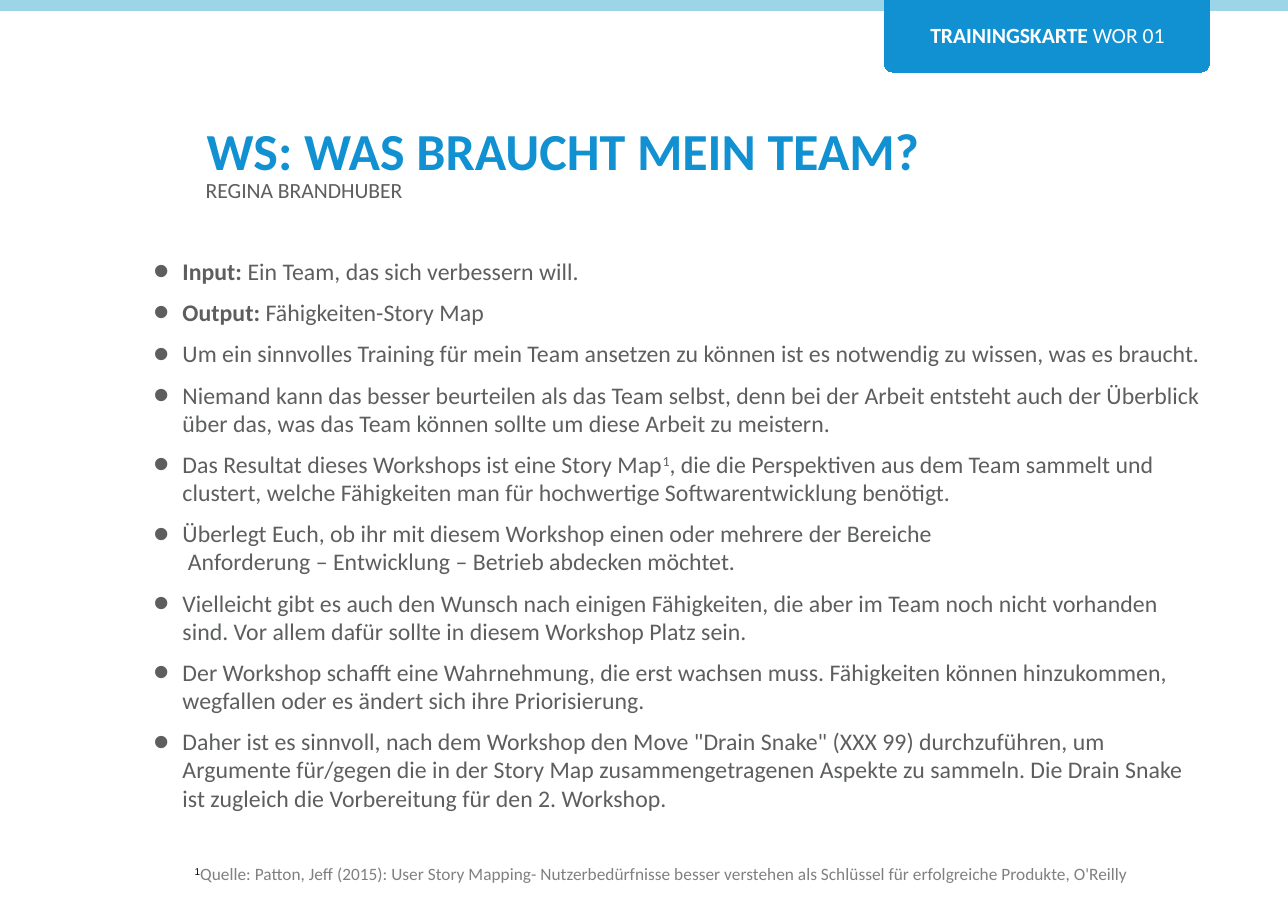
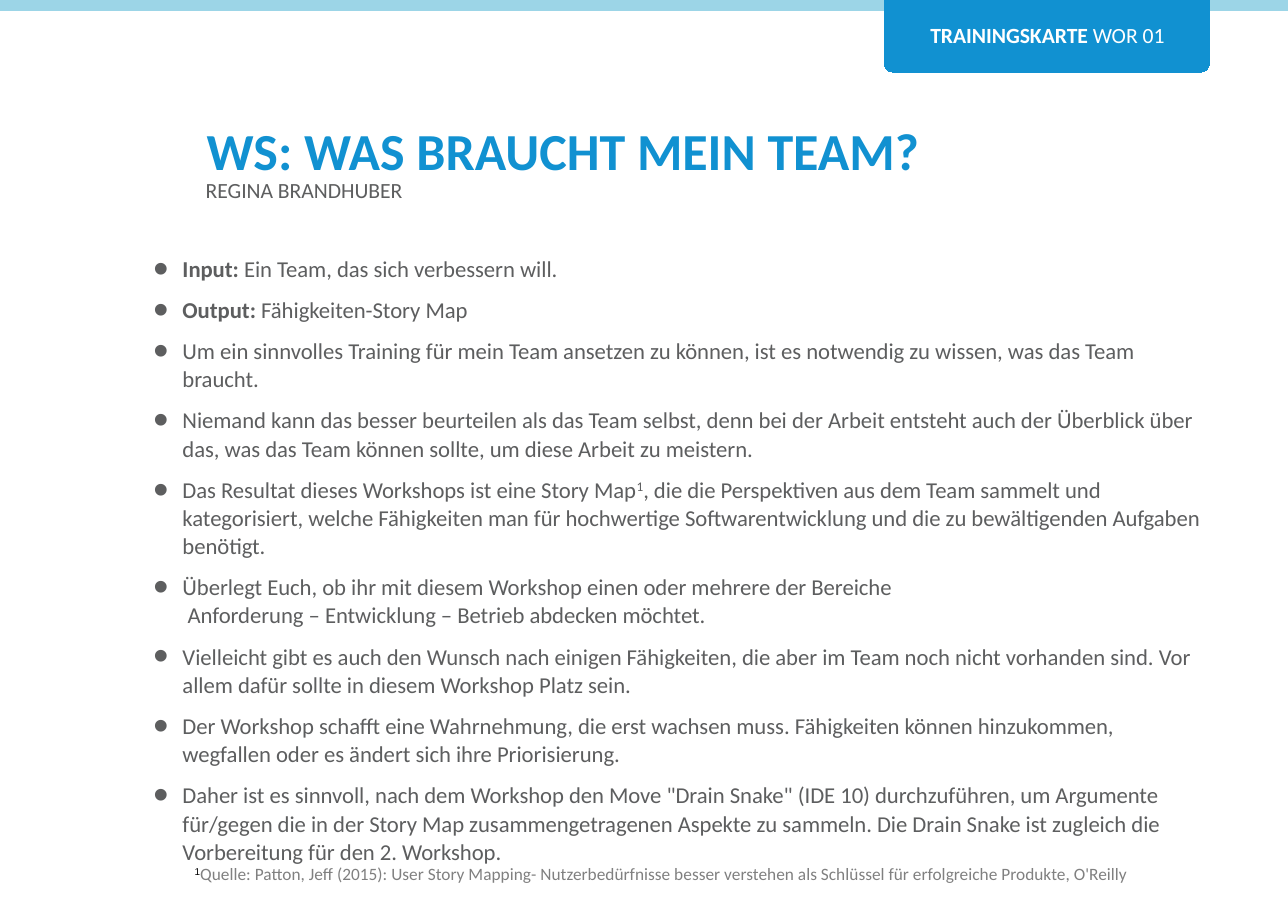
Before and after one commit to Teamtool/training-materials, a slide deck: slide 1 of training-cards/agile moves/Workshops (WOR)/ger/apprentice/ger_WOR_01_Was_braucht_mein_Team_AM_A.pptx. Drawn at 1288x907 pixels with LibreOffice and Linux fonts; fonts in the diff are those of the drawing; background and template pictures are left out. Boxes give left, top, right and bottom in pixels: in the first picture for what was removed or moved away, otherwise in the second. Text is boxed around its words. In the diff, an @@ line names an element or a change of style, - is before the commit and + after.

```diff
--- a/training-cards/agile moves/Workshops (WOR)/ger/apprentice/ger_WOR_01_Was_braucht_mein_Team_AM_A.pptx
+++ b/training-cards/agile moves/Workshops (WOR)/ger/apprentice/ger_WOR_01_Was_braucht_mein_Team_AM_A.pptx
@@ text at (x1=182, y1=261, x2=1191, y2=766): size 11 to 10.5 pt in "Input: Ein Team, das sich verbessern will.", "Output: Fähigkeiten-Story Map", "Überlegt Euch, ob ihr mit diesem Workshop ...", "Vielleicht gibt es auch den Wunsch nach ..." and 1 more places @@
@@ text at (x1=182, y1=343, x2=1200, y2=558): text changed; size 11 to 10.5 pt @@
-• Um ein sinnvolles Training für mein Team ansetzen zu können ist es notwendig zu wissen, was es braucht.
-• Niemand kann das besser beurteilen als das Team selbst, denn bei der Arbeit entsteht auch der Überblick über das, was das Team können sollte um diese Arbeit zu meistern.
-• Das Resultat dieses Workshops ist eine Story Map1, die die Perspektiven aus dem Team sammelt und clustert, welche Fähigkeiten man für hochwertige Softwarentwicklung benötigt.
+• Um ein sinnvolles Training für mein Team ansetzen zu können, ist es notwendig zu wissen, was das Team braucht.
+• Niemand kann das besser beurteilen als das Team selbst, denn bei der Arbeit entsteht auch der Überblick über das, was das Team können sollte, um diese Arbeit zu meistern.
+• Das Resultat dieses Workshops ist eine Story Map1, die die Perspektiven aus dem Team sammelt und kategorisiert, welche Fähigkeiten man für hochwertige Softwarentwicklung und die zu bewältigenden Aufgaben benötigt.
@@ text at (x1=182, y1=786, x2=1159, y2=836): text changed; size 11 to 10.5 pt @@
-• Daher ist es sinnvoll, nach dem Workshop den Move "Drain Snake" (XXX 99) durchzuführen, um Argumente für/gegen die in der Story Map zusammengetragenen Aspekte zu sammeln. Die Drain Snake ist zugleich die Vorbereitung für den 2. Workshop.
+• Daher ist es sinnvoll, nach dem Workshop den Move "Drain Snake" (IDE 10) durchzuführen, um Argumente für/gegen die in der Story Map zusammengetragenen Aspekte zu sammeln. Die Drain Snake ist zugleich die Vorbereitung für den 2. Workshop.
```
Also in this commit, not shown: 1 other slide changed, 6 other files.
